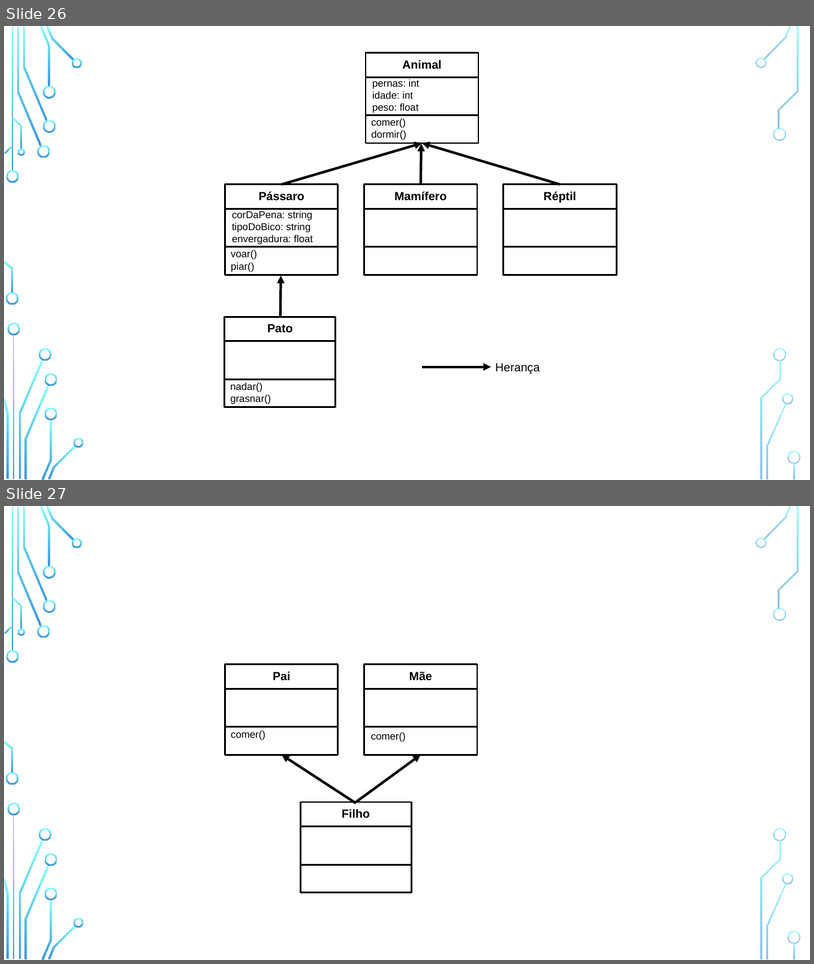
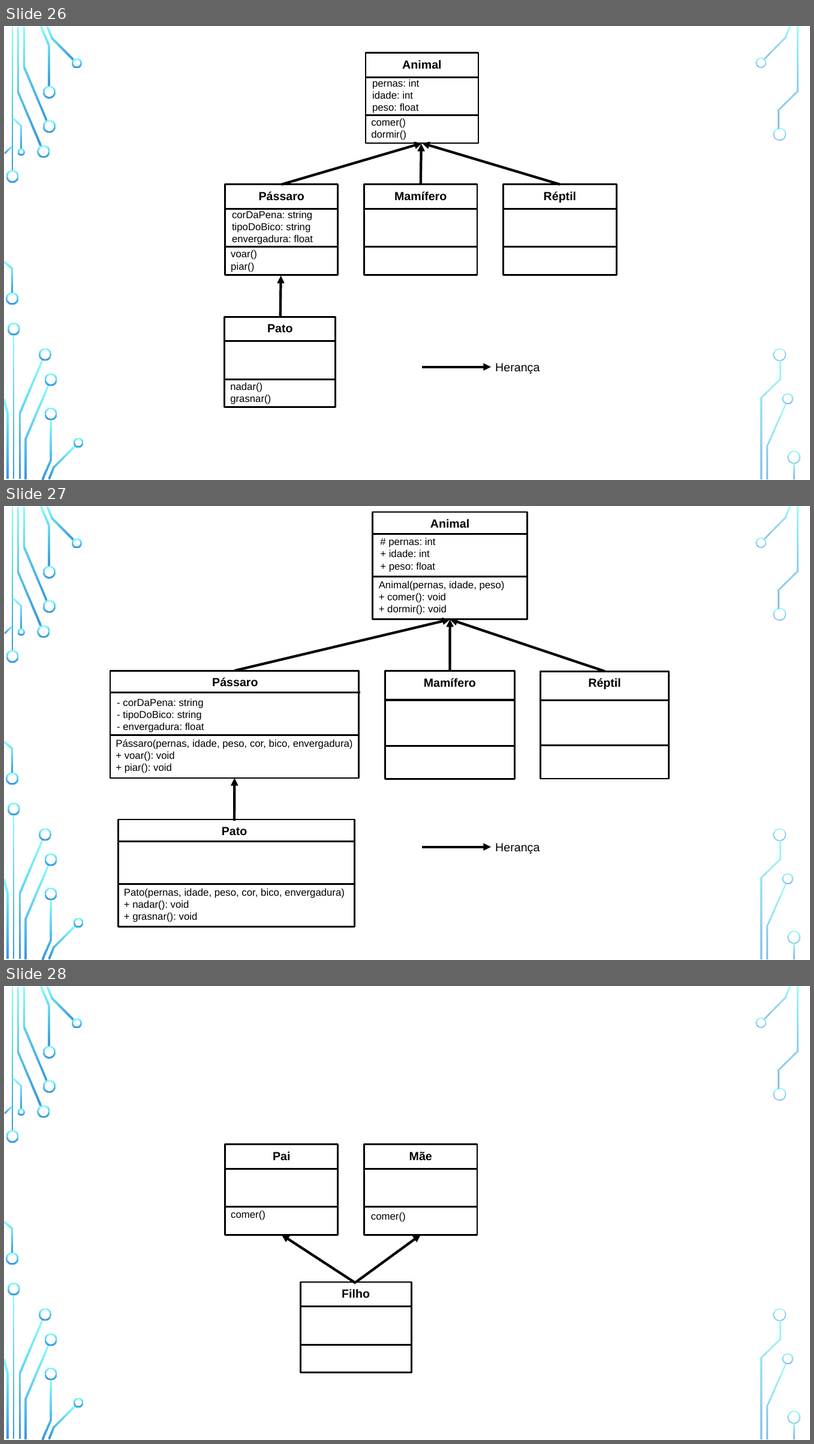
Before and after one commit to zz4fap/python-programming, a slide deck: figures/C126_figures.pptx. Shown one above the other, each under a label of ours: slides 26 and 27 before the commit, slides 26, 27 and 28 after it. The pictures are 814x964 and 814x1444 pixels, drawn with LibreOffice and Linux fonts; fonts in the diff are those of the drawing; background and template pictures are left out. Boxes give left, top, right and bottom in pixels: in the first picture for what was removed or moved away, otherwise in the second. Text is boxed around its words. In the diff, an @@ line names an element or a change of style, - is before the commit and + after.

Commit message:
update of slides

```diff
--- a/figures/C126_figures.pptx
+++ b/figures/C126_figures.pptx
@@ slide 27 added at (4,506,810,960), background picture (left out); not listed: 36 template elements that a slide beside it also shows @@
@@ group added at (110,512,670,927): 11 texts, 10 lines, 5 rectangles, 5 arrows @@
+Animal
+# pernas: int
++ idade: int
++ peso: float
+Animal(pernas, idade, peso)
++ comer(): void
++ dormir(): void
+Mamífero
+Réptil
+Herança
+Pássaro
+- corDaPena: string
+- tipoDoBico: string
+- envergadura: float
+Pássaro(pernas, idade, peso, cor, bico, envergadura)
++ voar(): void
++ piar(): void
+Pato
+Pato(pernas, idade, peso, cor, bico, envergadura)
++ nadar(): void
++ grasnar(): void
@@ what was slide 27 is now slide 28 @@
```
Also in this commit, not shown: 2 other files.
